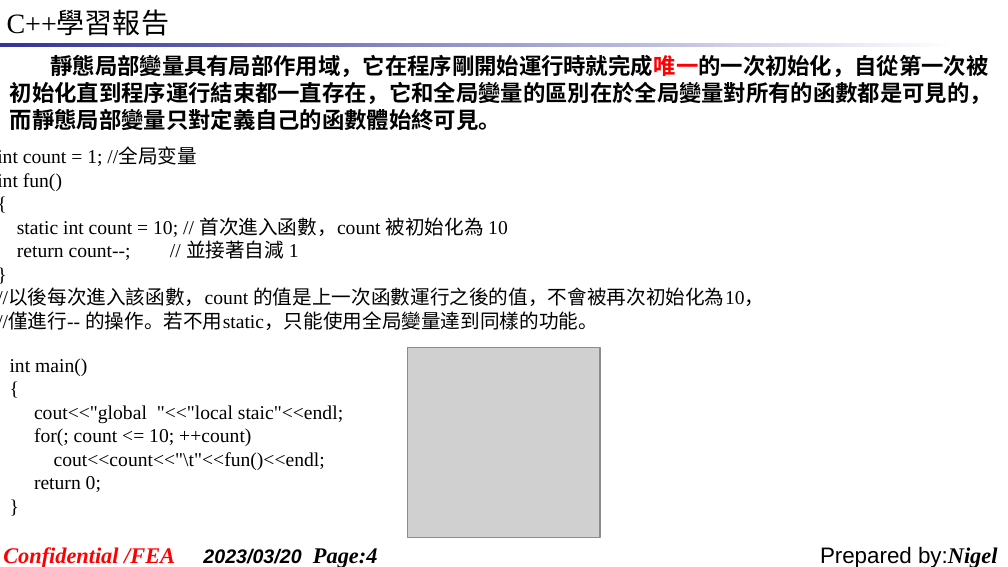
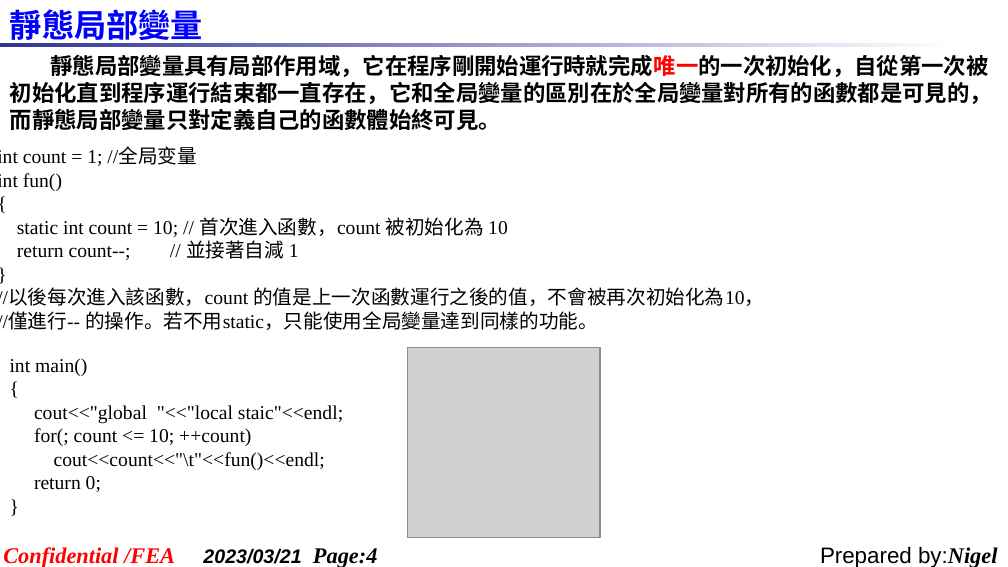
Before and after one commit to Shadow-ei/TEMP, a slide deck: slide 4 of 报告/C++學習報告_20230320.ppt. Drawn at 1008x567 pixels with LibreOffice and Linux fonts; fonts in the diff are those of the drawing; grey boxes stand for pictures; background and template pictures are left out. Boxes give left, top, right and bottom in pixels: in the first picture for what was removed or moved away, otherwise in the second. Text is boxed around its words. In the diff, an @@ line names an element or a change of style, - is before the commit and + after.

```diff
--- a/报告/C++學習報告_20230320.ppt
+++ b/报告/C++學習報告_20230320.ppt
@@ text removed at (x1=7, y1=11, x2=169, y2=36) @@
-C++學習報告
@@ text added at (x1=10, y1=4, x2=203, y2=46), 23 pt, text #0000FF, bold @@
+靜態局部變量
@@ text at (x1=203, y1=548, x2=377, y2=567): text changed @@
-2023/03/20 Page:4
+2023/03/21 Page:4
```
Also in this commit, not shown: 7 other slides changed, 10 slides added, 3 slides removed.
